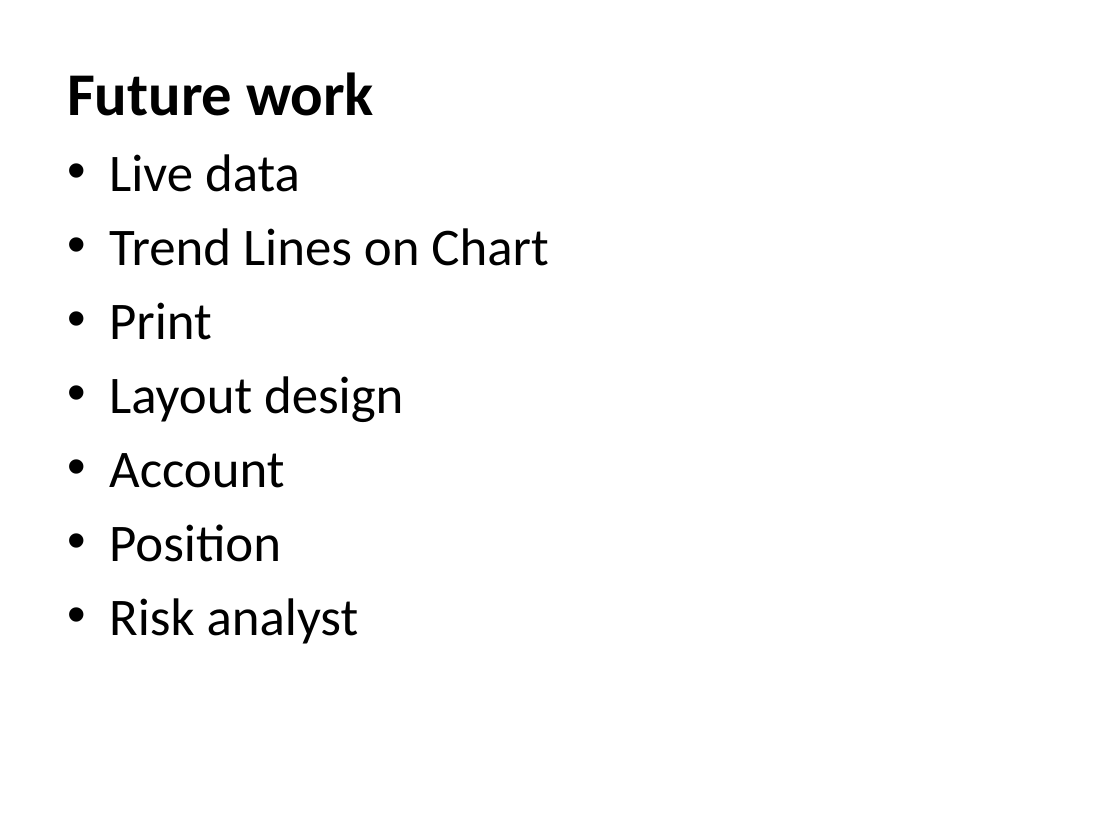
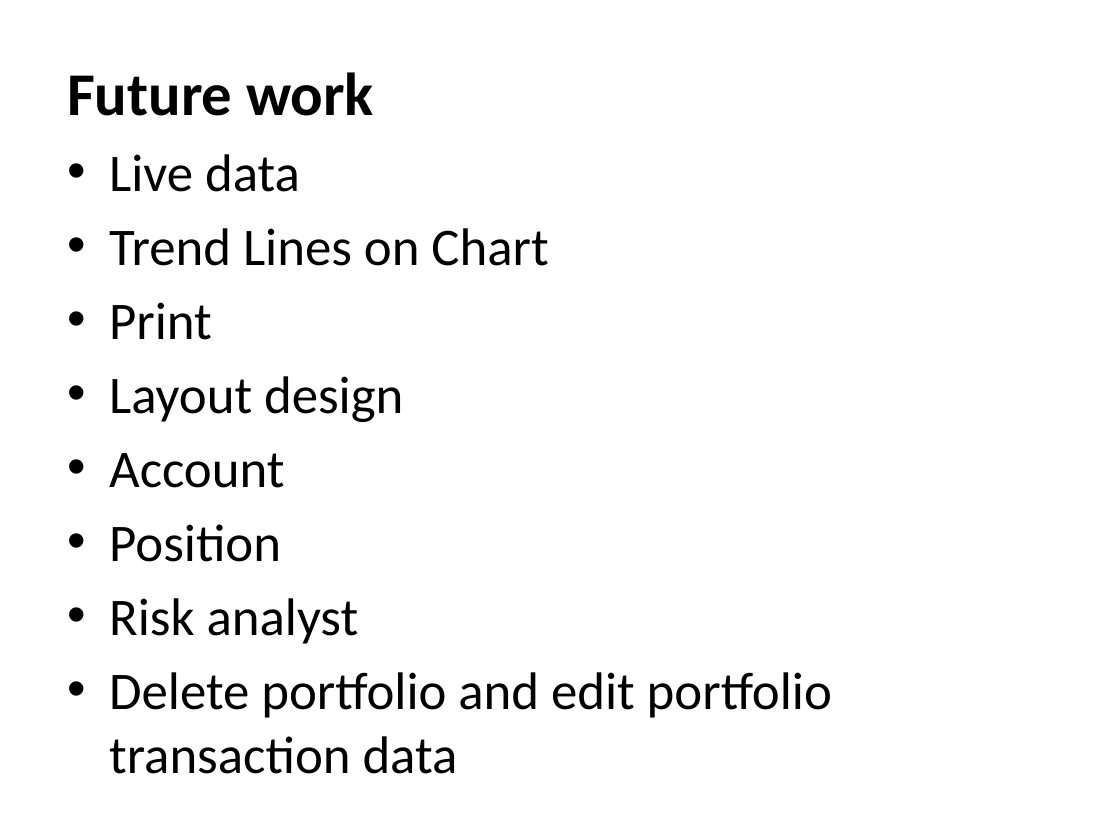
Before and after one commit to IPD8-guofeng/dotnet-group-project, a slide deck: slide 14 of Stock trade and analyst system.pptx. Drawn at 1120x840 pixels with LibreOffice and Linux fonts; fonts in the diff are those of the drawing. Boxes give left, top, right and bottom in pixels: in the first picture for what was removed or moved away, otherwise in the second. Text is boxed around its words. In the diff, an @@ line names an element or a change of style, - is before the commit and + after.

```diff
--- a/Stock trade and analyst system.pptx
+++ b/Stock trade and analyst system.pptx
@@ text at (109,672,832,774): paragraph added @@
+• Delete portfolio and edit portfolio transaction data
```
Also in this commit, not shown: 1 other slide changed, 4 slides added, 4 slides removed, 3 other files.
